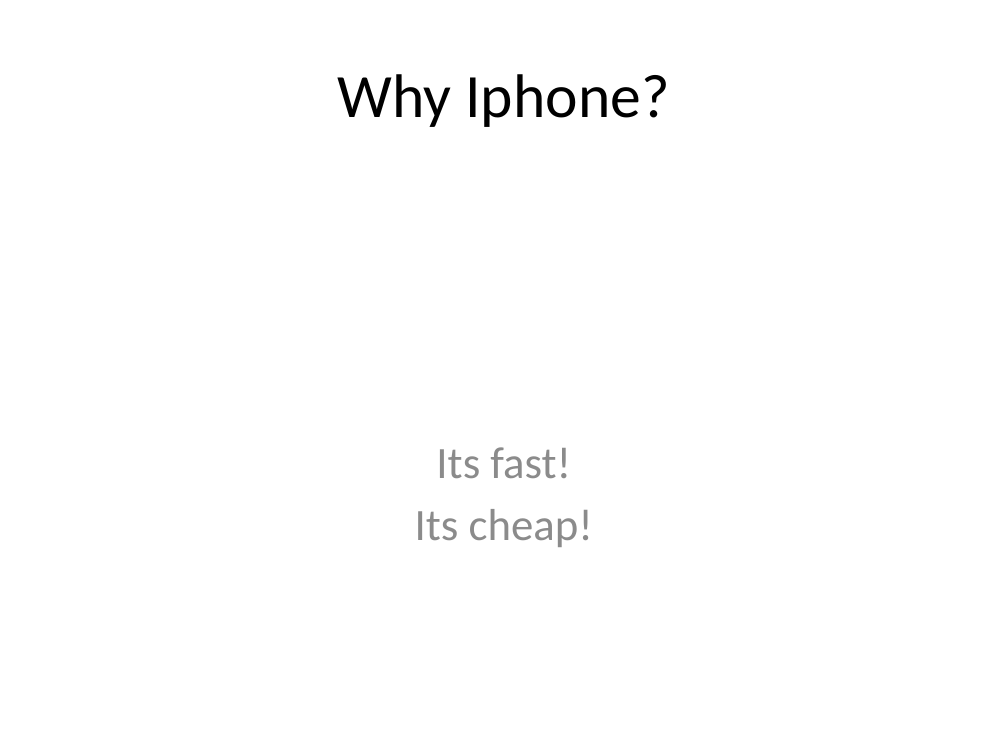
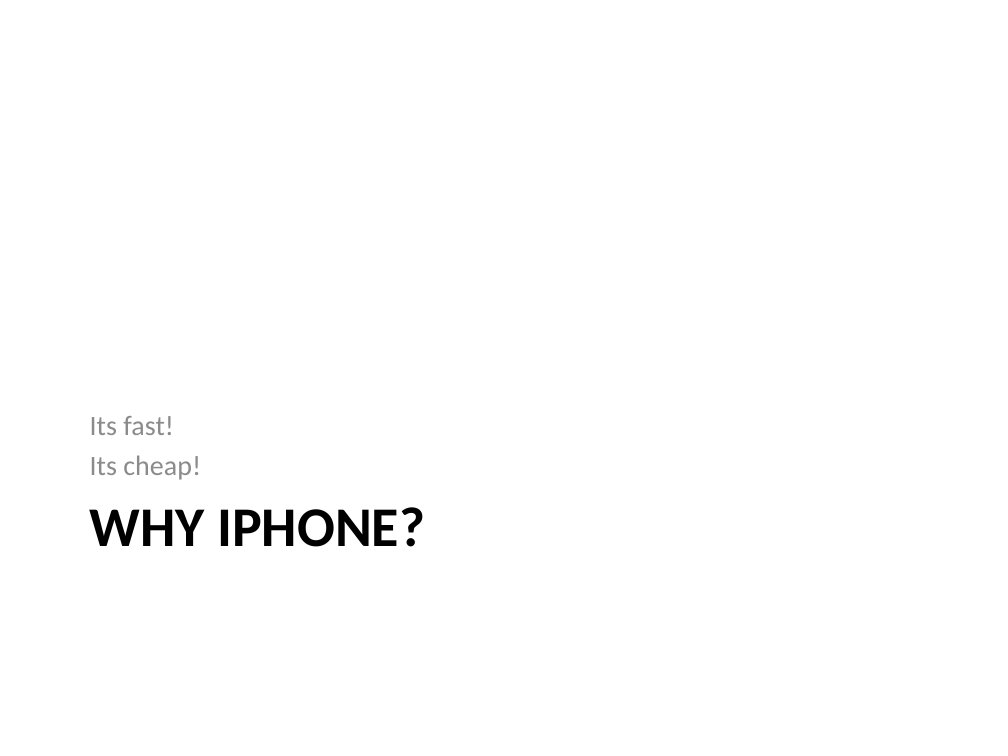
Before and after one commit to pythonicrubyist/powerpoint, a slide deck: slide 3 of samples/pptx/sample.pptx. Drawn at 1008x756 pixels with LibreOffice and Linux fonts; fonts in the diff are those of the drawing. Boxes give left, top, right and bottom in pixels: in the first picture for what was removed or moved away, otherwise in the second. Text is boxed around its words. In the diff, an @@ line names an element or a change of style, - is before the commit and + after.

```diff
--- a/samples/pptx/sample.pptx
+++ b/samples/pptx/sample.pptx
@@ text "Its fast!": place and size @@
-text "Its fast!" at <box>415,447,593,547</box>
+text "Its fast!" at <box>90,416,201,480</box>
@@ text "Its fast!" at <box>90,416,201,480</box>: size 32 to 20 pt; alignment centre to left; less space between paragraphs; vertical alignment top to bottom @@
@@ title "WHY IPHONE?" at <box>90,507,425,547</box>: vertical alignment middle to top @@
@@ title at <box>90,507,425,547</box>: text changed; size 44 to 40 pt; bold on @@
-Why Iphone?
+WHY IPHONE?
```
Also in this commit, not shown: 6 other slides changed, 1 slide added, 6 other files.
